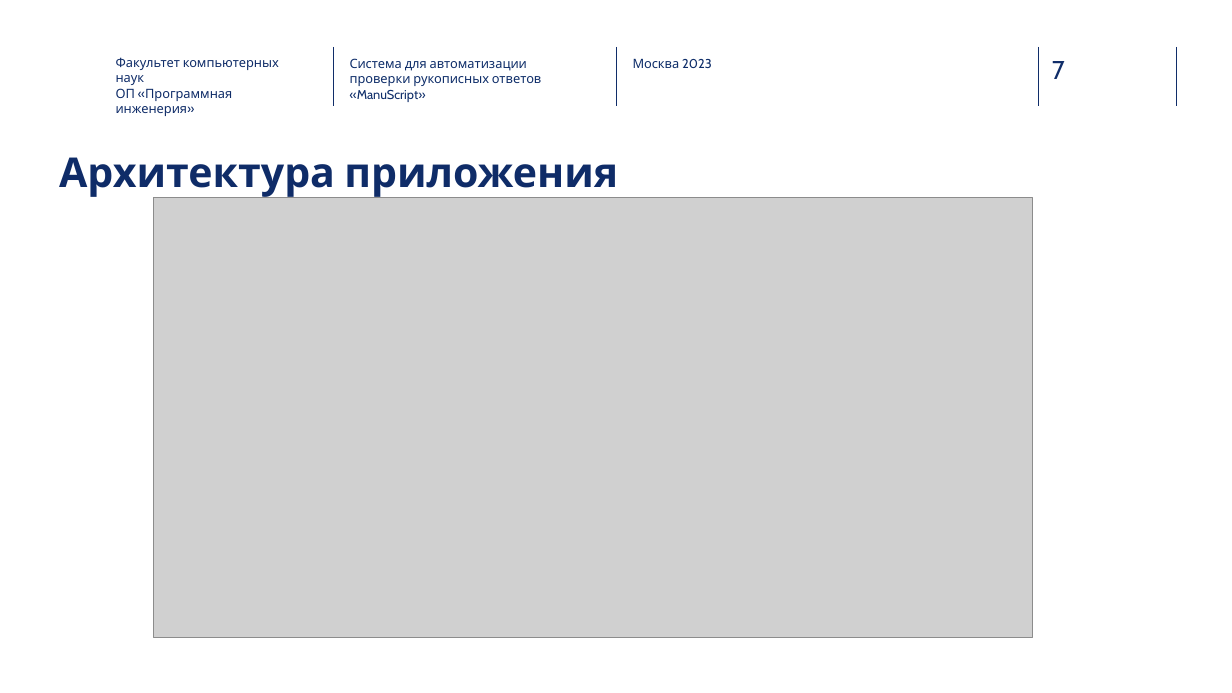
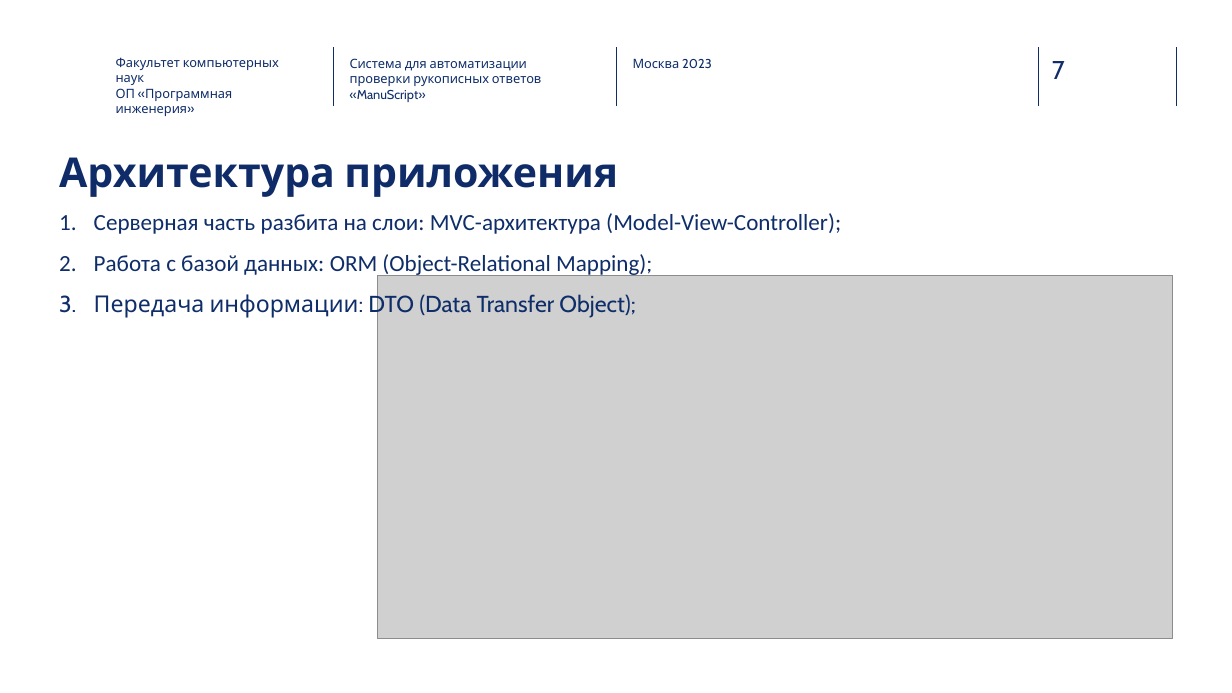
Before and after one commit to adadgoff/ManuScript, a slide deck: slide 7 of docs/Дадыков_Артемий_Презентация.pptx. Drawn at 1232x693 pixels with LibreOffice and Linux fonts; fonts in the diff are those of the drawing; grey boxes stand for pictures; background and template pictures are left out. Boxes give left, top, right and bottom in pixels: in the first picture for what was removed or moved away, otherwise in the second. Text is boxed around its words. In the diff, an @@ line names an element or a change of style, - is before the commit and + after.

Commit message:
add data for demonstrations and update presentation and other little updates. That's end B)

```diff
--- a/docs/Дадыков_Артемий_Презентация.pptx
+++ b/docs/Дадыков_Артемий_Презентация.pptx
@@ text added at (x1=94, y1=213, x2=841, y2=318), 18 pt, text #0E2D69 @@
+1. Серверная часть разбита на слои: MVC-архитектура (Model-View-Controller);
+2. Работа с базой данных: ORM (Object-Relational Mapping);
+3. Передача информации: DTO (Data Transfer Object);
@@ picture resized from (x1=153, y1=198, x2=1033, y2=638) to (x1=377, y1=275, x2=1173, y2=639) @@
```
Also in this commit, not shown: 4 other slides changed, 17 other files.
